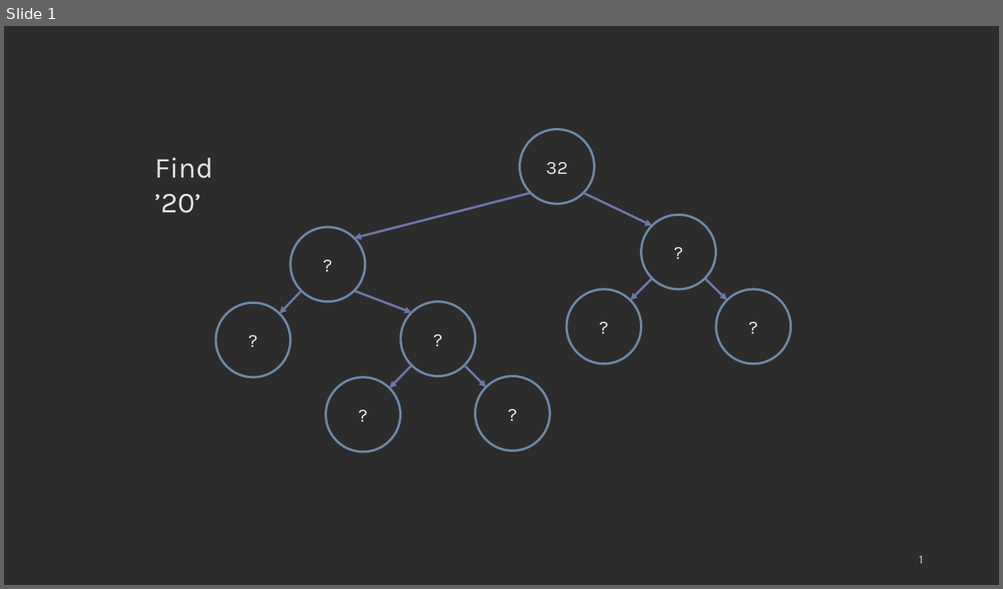
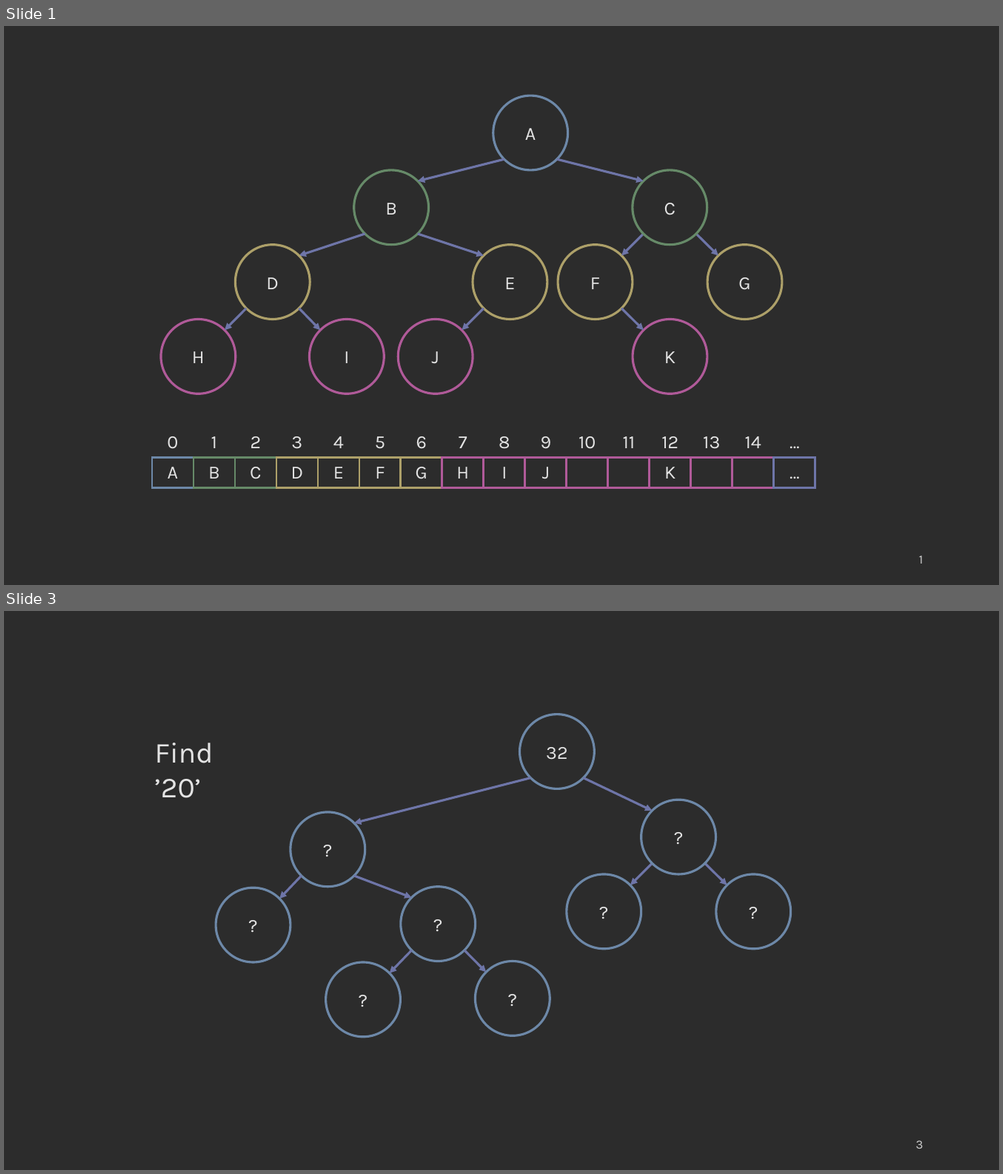
Before and after one commit to COP3530/edugator-content, a slide deck: trees/trees/images-ppt.pptx. Shown one above the other, each under a label of ours: slide 1 before the commit, slides 1 and 3 after it; the slides between them are not shown. The pictures are 1003x589 and 1003x1174 pixels, drawn with LibreOffice and Linux fonts; fonts in the diff are those of the drawing. Boxes give left, top, right and bottom in pixels: in the first picture for what was removed or moved away, otherwise in the second. Text is boxed around its words. In the diff, an @@ line names an element or a change of style, - is before the commit and + after.

```diff
--- a/trees/trees/images-ppt.pptx
+++ b/trees/trees/images-ppt.pptx
@@ slide 1 added at (4, 26, 999, 585), background #2C2C2C @@
@@ ellipse added at (493, 96, 568, 170), outline #6D88A8 2.25 pt, 18 pt, text #E4E4E4 @@
+A
@@ ellipse added at (354, 170, 429, 244), outline #668A68 2.25 pt, 18 pt, text #E4E4E4 @@
+B
@@ arrow added from (504, 159) to (418, 181), #6E75A8 2.25 pt @@
@@ arrow added from (557, 159) to (643, 181), #6E75A8 2.25 pt @@
@@ ellipse added at (632, 170, 707, 244), outline #668A68 2.25 pt, 18 pt, text #E4E4E4 @@
+C
@@ ellipse added at (236, 244, 310, 319), outline #ADA069 2.25 pt, 18 pt, text #E4E4E4 @@
+D
@@ arrow added from (365, 234) to (299, 256), #6E75A8 2.25 pt @@
@@ arrow added from (418, 234) to (484, 256), #6E75A8 2.25 pt @@
@@ ellipse added at (472, 244, 547, 319), outline #ADA069 2.25 pt, 18 pt, text #E4E4E4 @@
+E
@@ ellipse added at (558, 244, 632, 319), outline #ADA069 2.25 pt, 18 pt, text #E4E4E4 @@
+F
@@ arrow added from (643, 234) to (622, 256), #6E75A8 2.25 pt @@
@@ arrow added from (697, 234) to (718, 256), #6E75A8 2.25 pt @@
@@ ellipse added at (708, 244, 782, 319), outline #ADA069 2.25 pt, 18 pt, text #E4E4E4 @@
+G
@@ arrow added from (247, 309) to (225, 330), #6E75A8 2.25 pt @@
@@ arrow added from (299, 309) to (320, 330), #6E75A8 2.25 pt @@
@@ arrow added from (484, 309) to (461, 330), #6E75A8 2.25 pt @@
@@ arrow added from (622, 309) to (643, 330), #6E75A8 2.25 pt @@
@@ ellipse added at (161, 319, 236, 394), outline #B05A99 2.25 pt, 18 pt, text #E4E4E4 @@
+H
@@ ellipse added at (309, 319, 384, 394), outline #B05A99 2.25 pt, 18 pt, text #E4E4E4 @@
+I
@@ ellipse added at (398, 319, 472, 394), outline #B05A99 2.25 pt, 18 pt, text #E4E4E4 @@
+J
@@ ellipse added at (632, 319, 707, 394), outline #B05A99 2.25 pt, 18 pt, text #E4E4E4 @@
+K
@@ table added at (152, 427, 820, 488), 2 rows, 16 columns @@
+0 | 1 | 2 | 3 | 4 | 5 | 6 | 7 | 8 | 9 | 10 | 11 | 12 | 13 | 14 | …
+A | B | C | D | E | F | G | H | I | J |  |  | K |  |  | …
@@ page number added at (919, 556, 923, 564), 12 pt, text #D1D1D1 @@
+1
@@ what was slide 1 is now slide 3 @@
@@ page number at (916, 1141, 923, 1149): text changed @@
-1
+3
```
Also in this commit, not shown: 1 other slide added, 3 other files.
